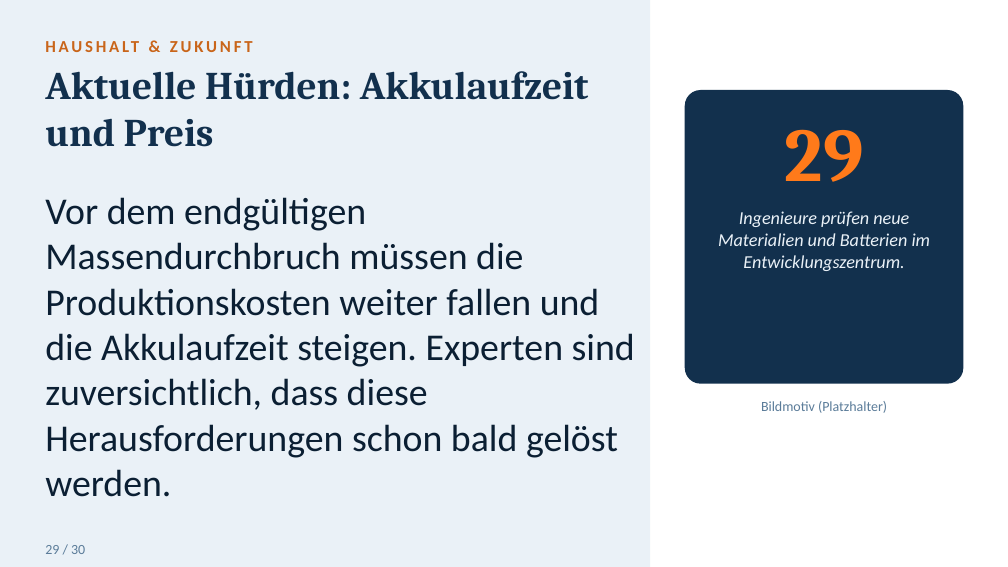
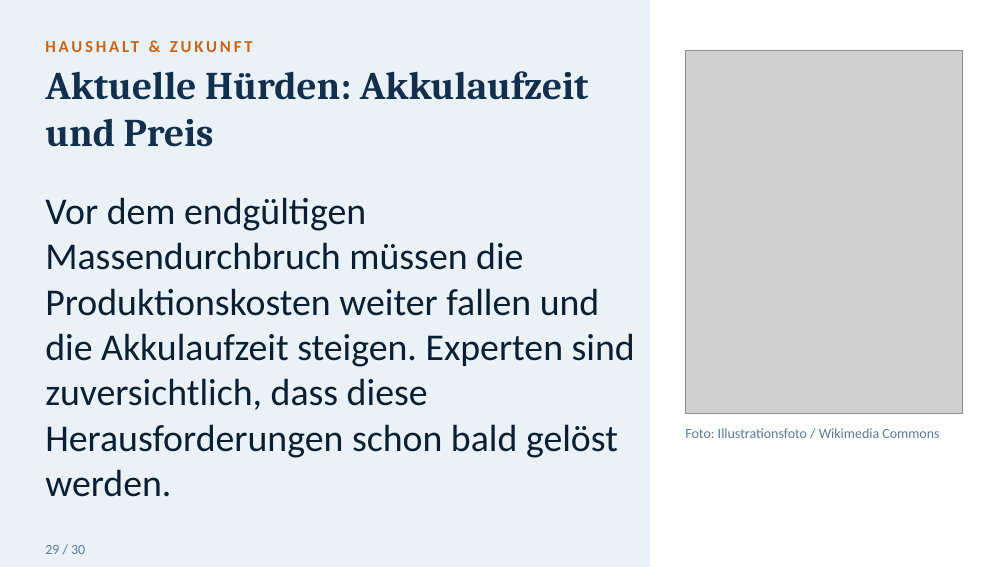
Before and after one commit to toshkaraf/tagesf-rderst-tte, a slide deck: slide 30 of Humanoide_Roboter_gross.pptx. Drawn at 1008x567 pixels with LibreOffice and Linux fonts; fonts in the diff are those of the drawing; grey boxes stand for pictures. Boxes give left, top, right and bottom in pixels: in the first picture for what was removed or moved away, otherwise in the second. Text is boxed around its words. In the diff, an @@ line names an element or a change of style, - is before the commit and + after.

```diff
--- a/Humanoide_Roboter_gross.pptx
+++ b/Humanoide_Roboter_gross.pptx
@@ picture added at [685, 50, 963, 413] @@
@@ rounded rectangle removed at [685, 91, 963, 383] @@
@@ text removed at [785, 129, 864, 182] @@
-29
@@ text removed at [718, 211, 931, 271] @@
-Ingenieure prüfen neue Materialien und Batterien im Entwicklungszentrum.
@@ text removed at [761, 401, 887, 413] @@
-Bildmotiv (Platzhalter)
@@ text added at [685, 428, 939, 438], 10 pt, text #5B7C99 @@
+Foto: Illustrationsfoto / Wikimedia Commons
```
Also in this commit, not shown: 12 other slides changed.
